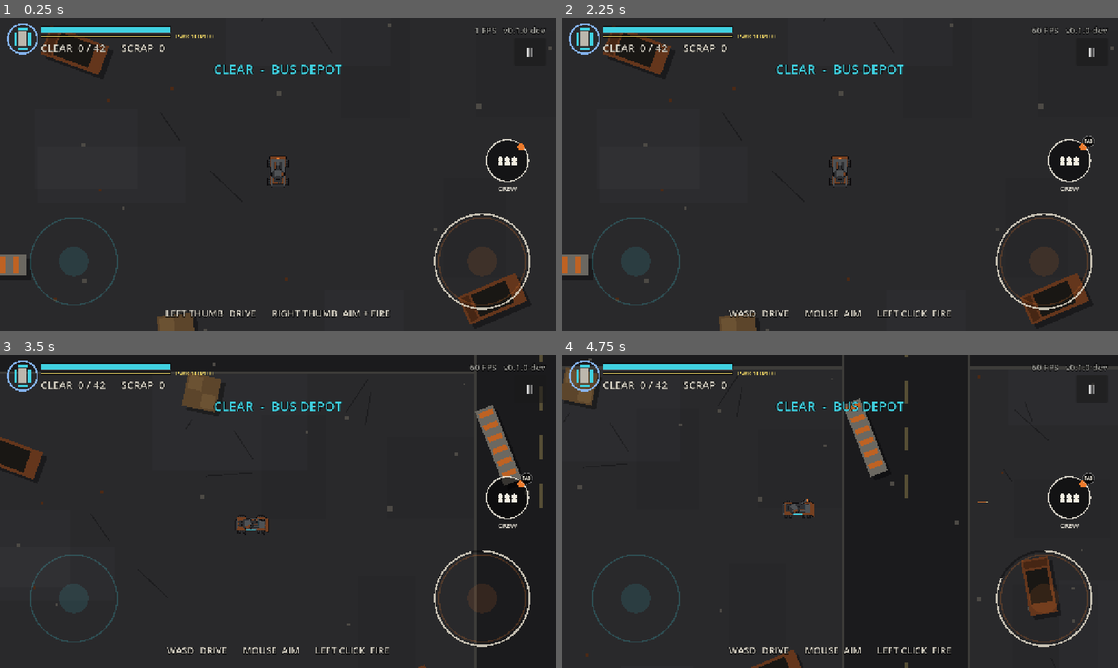
Above: before the commit, frames 1-4 (two rows, left to right).
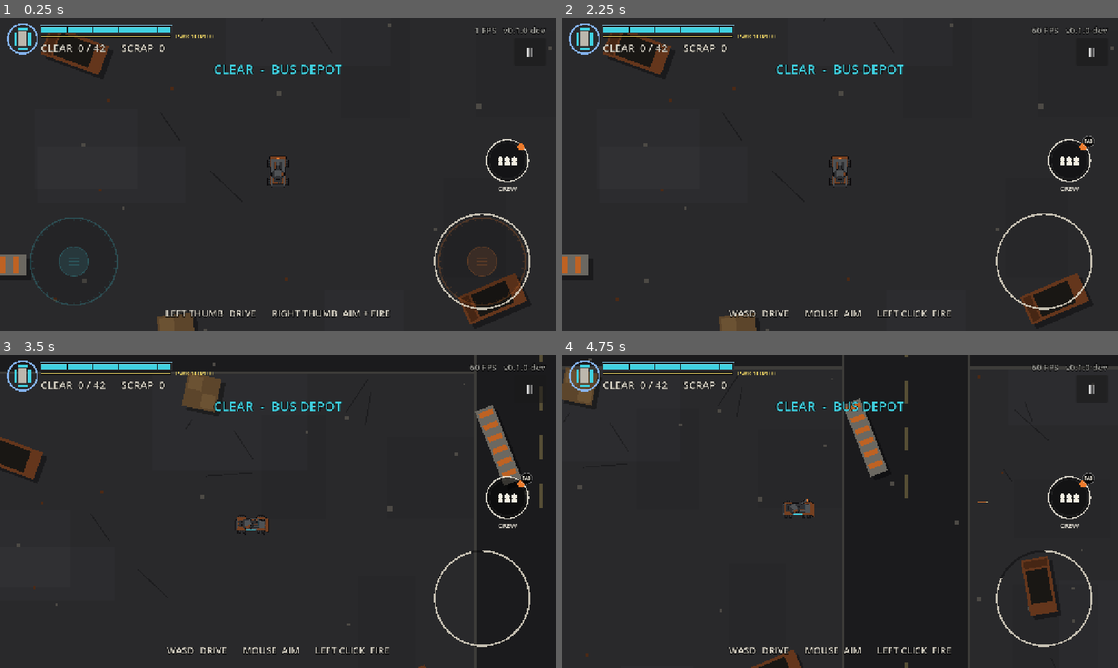
Above: after the commit, the same moments.

Repository: Asmogius/helriders-game
Game: Godot game, scene res://scenes/mission.tscn
Two runs of this game, one before a commit and one after it. Both use one fixed random seed, a clock stepped at 60 frames per second and the inputs below. This scene is started directly instead of the project's main scene.
Inputs (mouse positions are in pixels of both pictures, inside the frame that each line leads up to):
- Up to frame 1 (0.25 s): no input
- Up to frame 2 (2.25 s): click "II" at 0.5 s; click "RESTART JOB" at 1.25 s; click "CLICK AGAIN TO RESTART THE JOB" at 2 s
- Up to frame 3 (3.5 s): tap Enter (ui_accept) at 2.75, 3.02 s; move the mouse to (400, 495) at 2.77 s; hold D from 2.78 s (still down); tap 1 at 2.85 s; click (400, 495) at 2.92 s
- Up to frame 4 (4.75 s): release D at 3.5 s; drag from (728, 527) to (812, 574) at 3.52 s; move the mouse to (895, 442) at 4.27 s; hold D from 4.28 s (still down); tap Keypad Enter at 4.35 s; click (895, 442) at 4.42 s

The runs differ from the first frame. In frame 1, 0.3% of the frame differs, in the area x 7-92%, y 2-92%; in frame 2, 0.6%; in frame 3, 0.9%, in the area x 5-95%, y 2-92%; in frame 4, 0.8%.

Commit message:
V6.4 HUD: segmented armor gauge with shield rail, button bevels, textured touch sticks hidden in mouse-and-keyboard mode

Diff:
--- a/scripts/hud.gd
+++ b/scripts/hud.gd
@@ -336,6 +336,7 @@
 ## 0..1; a facing with no armor fitted is -1 (drawn empty).
 func set_defense(shield_ratio: float, facings: PackedFloat32Array, hp_ratio: float) -> void:
 	_rig_icon.set_values(shield_ratio, facings, hp_ratio)
+	_armor_bar.set_shield(shield_ratio)   # V6.4 shield rail on the armor gauge
 
 
 ## Status buildup (0..100 per bar) and seconds left on each active status
@@ -650,6 +651,7 @@
 		var r := minf(size.x, size.y) * 0.5 - 4.0
 		var accent := T.COL_ORANGE if on else Color(0.7, 0.68, 0.64)
 		draw_circle(c, r, Color(0.0, 0.0, 0.0, 0.55 if on else 0.35))
+		draw_arc(c, r - 6.0, 0.0, TAU, 40, Color(1, 1, 1, 0.07), 2.0)   # V6.4 inner bevel
 		draw_arc(c, r, 0.0, TAU, 40, Color(accent, 0.9 if on else 0.5), 4.0 if on else 2.5)
 		# Crosshair brackets.
 		var s := r * 0.45
@@ -746,6 +748,7 @@
 		if disabled:
 			tint = Color(0.42, 0.4, 0.38)
 		draw_circle(c, r, Color(0.0, 0.0, 0.0, 0.5))
+		draw_arc(c, r - 6.0, 0.0, TAU, 40, Color(1, 1, 1, 0.07), 2.0)   # V6.4 inner bevel
 		if not is_ready and not disabled:
 			# Dark wedge for the time left, shrinking clockwise.
 			var shade := Color(0.0, 0.0, 0.0, 0.45)
@@ -841,6 +844,7 @@
 		var r := minf(size.x, size.y) * 0.5 - 4.0
 		var tint := Color(0.95, 0.93, 0.88) if cooldown <= 0.0 else Color(0.55, 0.53, 0.5)
 		draw_circle(c, r, Color(0, 0, 0, 0.5))
+		draw_arc(c, r - 6.0, 0.0, TAU, 40, Color(1, 1, 1, 0.07), 2.0)   # V6.4 inner bevel
 		if cooldown > 0.02:
 			var points := PackedVector2Array([c])
 			var steps := maxi(2, ceili(32.0 * cooldown))
@@ -1062,8 +1066,18 @@
 
 
 class ArmorBar extends Control:
+	## V6.4: a gauge, not a strip: a bevelled steel housing, 10 segments, a
+	## needle tick at the edge of the fill, and the shield as a thin cyan rail
+	## along the top. Redraws only when a value changes.
 	const T := preload("res://scripts/tuning.gd")
+	const SEGMENTS := 10
 	var ratio := 1.0
+	var shield := -1.0   # 0..1, or -1 with no shield fitted
+
+	func set_shield(value: float) -> void:
+		if absf(value - shield) >= 0.01:
+			shield = value
+			queue_redraw()
 
 	func set_ratio(value: float) -> void:
 		value = clampf(value, 0.0, 1.0)
@@ -1072,10 +1086,27 @@
 			queue_redraw()
 
 	func _draw() -> void:
-		draw_rect(Rect2(Vector2.ZERO, size), Color(0, 0, 0, 0.55))
+		# Housing: dark well, light top edge, dark bottom edge, end caps.
+		draw_rect(Rect2(Vector2(-3, -3), size + Vector2(6, 6)), Color(0.2, 0.205, 0.215, 0.9))
+		draw_rect(Rect2(Vector2(-3, -3), Vector2(size.x + 6, 1)), Color(0.42, 0.43, 0.45, 0.9))
+		draw_rect(Rect2(Vector2(-3, size.y + 2), Vector2(size.x + 6, 1)), Color(0.06, 0.06, 0.07, 0.9))
+		draw_rect(Rect2(Vector2.ZERO, size), Color(0, 0, 0, 0.7))
 		var fill := T.COL_CYAN if ratio > 0.35 else T.COL_ORANGE
-		draw_rect(Rect2(Vector2(2, 2), Vector2((size.x - 4.0) * ratio, size.y - 4.0)), fill)
-		draw_rect(Rect2(Vector2.ZERO, size), Color(0.5, 0.5, 0.5, 0.5), false, 1.0)
+		var inner := Rect2(Vector2(2, 2), size - Vector2(4, 4))
+		var seg_w := inner.size.x / SEGMENTS
+		var lit := inner.size.x * ratio
+		for k in SEGMENTS:
+			var x0 := inner.position.x + k * seg_w
+			var w := clampf(lit - k * seg_w, 0.0, seg_w - 1.0)
+			if w > 0.0:
+				draw_rect(Rect2(x0, inner.position.y, w, inner.size.y), fill)
+				draw_rect(Rect2(x0, inner.position.y, w, 2), Color(1, 1, 1, 0.25))   # glassy top
+			else:
+				draw_rect(Rect2(x0, inner.position.y, seg_w - 1.0, inner.size.y), Color(fill, 0.08))
+		if ratio > 0.0 and ratio < 1.0:   # needle at the edge of the fill
+			draw_rect(Rect2(inner.position.x + lit - 1.0, -2, 2, size.y + 4), Color(1, 1, 1, 0.85))
+		if shield >= 0.0:   # shield rail on the housing's top edge
+			draw_rect(Rect2(Vector2(-3, -3), Vector2((size.x + 6) * shield, 2)), Color(0.55, 0.85, 1.0, 0.95))
 
 
 ## The tutorial's instruction line ("" hides it).
@@ -1117,6 +1148,8 @@
 		_ability_buttons[i].pad_badge = str(pad.call("badge", action)) if on and i < 3 else (str(PadScript.KBM_BADGES[action]) if keys and i < 3 else "")
 	_lock_button.pad_badge = str(pad.call("badge", "lock")) if on else ("RMB" if keys else "")
 	_crew_button.pad_badge = str(pad.call("badge", "crew")) if on else ("TAB" if keys else "")
+	left_stick.queue_redraw()   # V6.4: sticks hide in mouse-and-keyboard mode
+	right_stick.queue_redraw()
 	_controls_hint()
 
 
--- a/scripts/thumb_stick.gd
+++ b/scripts/thumb_stick.gd
@@ -120,6 +120,21 @@
 		draw_arc(at, r, -PI * 0.5, -PI * 0.5 + TAU * fill, maxi(4, roundi(48.0 * fill)), col, 4.0)
 
 
+## V6.4: the resting stick, textured: a knurled outer ring (tick marks), a
+## faint well and a ridged knob. Subtle, so it never competes with the fight.
+func _draw_rest(at: Vector2, accent: Color) -> void:
+	draw_circle(at, radius, Color(0, 0, 0, 0.12))
+	draw_arc(at, radius, 0.0, TAU, 48, Color(accent, 0.22), 3.0)
+	for k in 36:
+		var a := TAU * k / 36.0
+		var d := Vector2.RIGHT.rotated(a)
+		draw_line(at + d * (radius - 7.0), at + d * (radius - 2.0), Color(accent, 0.14), 2.0)
+	draw_circle(at, 34.0, Color(accent, 0.12))
+	draw_arc(at, 34.0, 0.0, TAU, 32, Color(accent, 0.2), 2.0)
+	for k in 3:
+		draw_line(at + Vector2(-12, -8 + k * 8), at + Vector2(12, -8 + k * 8), Color(accent, 0.18), 2.0)
+
+
 func _draw() -> void:
 	var size := get_viewport_rect().size
 	var accent := T.COL_CYAN if left_side else T.COL_ORANGE
@@ -127,9 +142,10 @@
 		if not enabled:
 			return
 		var rest := Vector2(170.0, size.y - 160.0) if left_side else Vector2(size.x - 170.0, size.y - 160.0)
-		draw_arc(rest, radius, 0.0, TAU, 48, Color(accent, 0.22), 3.0)
-		draw_circle(rest, 34.0, Color(accent, 0.12))
-		_draw_gauges(rest)
+		var pad := get_node_or_null("/root/Pad")
+		if pad == null or not bool(pad.get("kbm")):   # V6.4: no touch sticks in mouse-and-keyboard mode
+			_draw_rest(rest, accent)
+		_draw_gauges(rest)   # ammo and heat rings stay in every mode
 		return
 	draw_circle(_base, radius, Color(0.0, 0.0, 0.0, 0.25))
 	_draw_gauges(_base)
--- a/tools/art/capture_all.gd
+++ b/tools/art/capture_all.gd
@@ -35,6 +35,8 @@
 		_add("garage_" + t.to_lower(), _show_tab.bind(t))
 	_add("rarity_tiers", _show_rarity)
 	_add("fight", _show_fight)
+	_add("fight_gauges", _show_gauges)       # V6.4: armor gauge + shield rail, button plates, textured sticks
+	_add("fight_gauges_kbm", _show_kbm)      # V6.4: mouse-and-keyboard mode, no touch sticks
 
 
 func _add(shot: String, setup: Callable) -> void:
@@ -77,6 +79,24 @@
 	change_scene_to_file("res://scenes/mission.tscn")
 
 
+func _show_gauges() -> void:
+	var m: Node = current_scene
+	m.set_process(false)   # hold these HUD values for the shot
+	m.set_physics_process(false)
+	m.hud.set_lock_available(true)
+	var kinds: Array[String] = ["overcharge", "mines"]
+	m.hud.set_abilities(kinds)
+	m.hud.set_armor(0.62)
+	m.hud.set_defense(0.4, PackedFloat32Array([0.8, 0.5, 0.6, 0.3]), 0.9)
+
+
+func _show_kbm() -> void:
+	var pad: Node = root.get_node_or_null("Pad")
+	if pad != null:
+		pad.set("kbm", true)
+	current_scene.hud._pad_badges()
+
+
 func _process(_delta: float) -> bool:
 	if _wait > 0:
 		_wait -= 1
Binary file added: docs/captures/p7/v6.4/fight_gauges.png
Binary file added: docs/captures/p7/v6.4/fight_gauges_kbm.png
Not shown, changed: docs/VISUAL_PLAN.md
